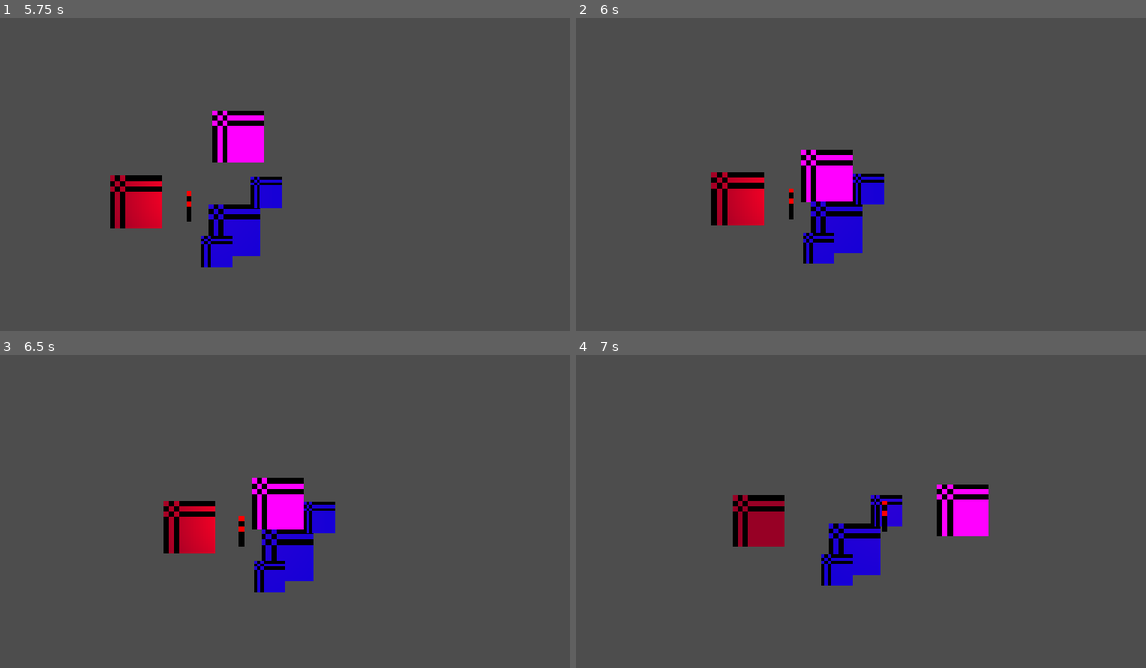
Above: before the commit, frames 1-4 (two rows, left to right).
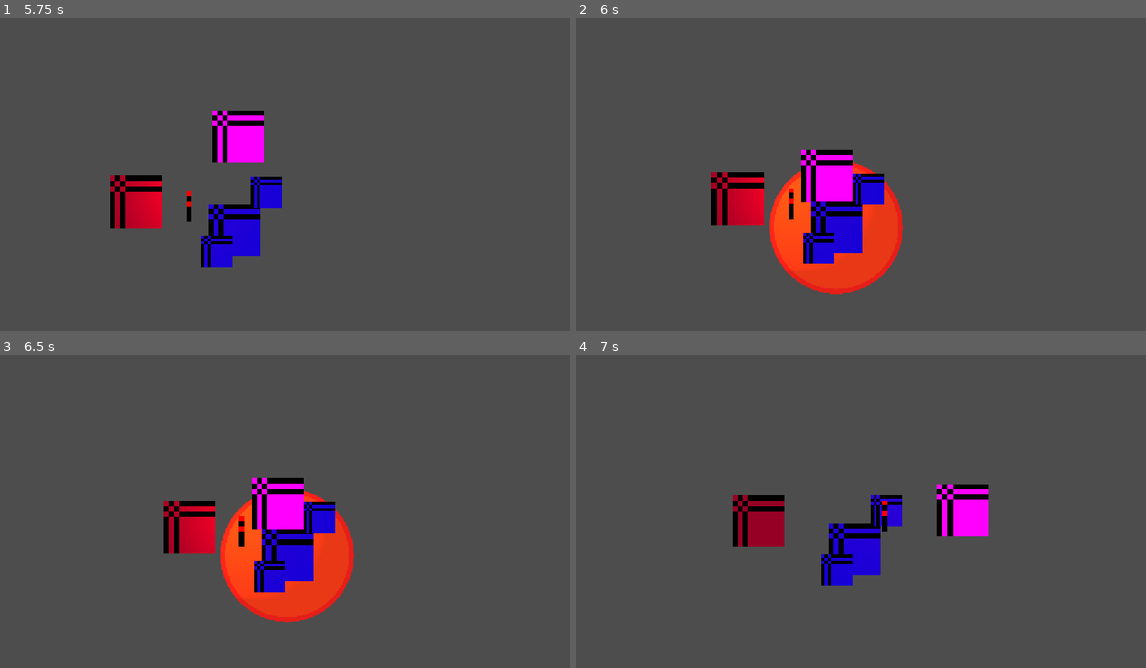
Above: after the commit, the same moments.

Repository: anqilique/GDGJam2-2025
Game: Godot game, scene res://Scenes/start_menu.tscn
The game is run twice, just before and just after one commit, with the same random seed, the same clock (stepped at 60 frames per second) and the same inputs.
Inputs (mouse positions are in pixels of both pictures, inside the frame that each line leads up to):
- Up to frame 1 (5.75 s): click "PLAY" at 0.5 s; move the mouse to (433, 168) at 1.27 s; hold D (fire_cat_move_right) 1.28-2.03 s; click (433, 168) at 1.35 s; move the mouse to (182, 202) at 2.02 s; hold S (fire_cat_move_down) 2.03-2.78 s; tap Space (yarn_cat_pass_torch) at 2.1, 3.6, 5.1 s; move the mouse to (359, 111) at 2.77 s; hold D (fire_cat_move_right) 2.78-3.53 s; click (359, 111) at 2.85 s; move the mouse to (267, 252) at 3.52 s; hold W (fire_cat_move_up) 3.53-4.28 s; move the mouse to (478, 237) at 4.27 s; hold A (fire_cat_move_left) from 4.28 s (still down); click (478, 237) at 4.35 s; move the mouse to (119, 136) at 5.02 s
- Up to frame 2 (6 s): move the mouse to (906, 187) at 5.77 s; release A (fire_cat_move_left) at 5.78 s; hold S (fire_cat_move_down) from 5.78 s (still down); click (906, 187) at 5.85 s
- Up to frame 3 (6.5 s): keep holding S (fire_cat_move_down)
- Up to frame 4 (7 s): move the mouse to (786, 439) at 6.52 s; release S (fire_cat_move_down) at 6.53 s; hold D (fire_cat_move_right) from 6.53 s (still down); tap Space (yarn_cat_pass_torch) at 6.6 s

Frame 1 is identical in both runs. In frame 2, 4.4% of the frame differs, in the area x 33-58%, y 46-89%; in frame 3, 4.3%; in frame 4, nothing differs.

Commit message:
show pass area when inside

Diff:
--- a/Scenes/fire_cat.tscn
+++ b/Scenes/fire_cat.tscn
@@ -18,9 +18,6 @@
 [sub_resource type="CapsuleShape2D" id="CapsuleShape2D_vee4i"]
 radius = 5.0
 height = 10.0
-
-[sub_resource type="CircleShape2D" id="CircleShape2D_vee4i"]
-radius = 15.0333
 
 [node name="FireCat" type="CharacterBody2D" groups=["FireCat"]]
 process_mode = 3
@@ -61,8 +58,3 @@
 [node name="FCatHit" type="Node" parent="StateMachine"]
 script = ExtResource("6_05lf0")
 metadata/_custom_type_script = "uid://b77q21jp2dn0r"
-
-[node name="PassArea2D" type="Area2D" parent="."]
-
-[node name="CollisionShape2D" type="CollisionShape2D" parent="PassArea2D"]
-shape = SubResource("CircleShape2D_vee4i")
--- a/Scenes/start_menu.tscn
+++ b/Scenes/start_menu.tscn
@@ -9,6 +9,7 @@
 script = ExtResource("1_jgtwh")
 
 [node name="PlayButton" type="Button" parent="."]
+layout_mode = 0
 offset_left = 385.0
 offset_top = 110.0
 offset_right = 785.0
@@ -17,6 +18,7 @@
 text = "PLAY"
 
 [node name="ControlsButton" type="Button" parent="."]
+layout_mode = 0
 offset_left = 385.0
 offset_top = 287.0
 offset_right = 785.0
@@ -25,6 +27,7 @@
 text = "CONTROLS"
 
 [node name="CreditsButton" type="Button" parent="."]
+layout_mode = 0
 offset_left = 385.0
 offset_top = 451.0
 offset_right = 785.0
--- a/Scenes/yarn_cat.tscn
+++ b/Scenes/yarn_cat.tscn
@@ -10,6 +10,7 @@
 [ext_resource type="Script" uid="uid://d2wxvba0tns6f" path="res://Scripts/YarnCat/States/YCatDeath.gd" id="5_63v1j"]
 [ext_resource type="Script" uid="uid://cr0mp0gn4lrw" path="res://Scripts/YarnCat/States/YCatHit.gd" id="6_jrn06"]
 [ext_resource type="Script" uid="uid://gxj8aedvk77p" path="res://Scripts/YarnCat/Pass_Torch.gd" id="9_i562e"]
+[ext_resource type="Texture2D" uid="uid://elledndoyhr2" path="res://Assets/Art/circle.png" id="11_ebo8h"]
 
 [sub_resource type="PlaceholderTexture2D" id="PlaceholderTexture2D_8gbba"]
 size = Vector2(10, 10)
@@ -74,13 +75,19 @@
 wait_time = 2.0
 one_shot = true
 
-[node name="PassArea2D" type="Area2D" parent="." node_paths=PackedStringArray("pass_area")]
+[node name="PassArea2D" type="Area2D" parent="." node_paths=PackedStringArray("pass_area", "pass_area_sprite")]
 script = ExtResource("9_i562e")
 pass_area = NodePath(".")
+pass_area_sprite = NodePath("Sprite2D")
 
 [node name="CollisionShape2D" type="CollisionShape2D" parent="PassArea2D"]
 shape = SubResource("CircleShape2D_i562e")
 
+[node name="Sprite2D" type="Sprite2D" parent="PassArea2D"]
+z_index = -1
+scale = Vector2(0.025, 0.025)
+texture = ExtResource("11_ebo8h")
+
 [connection signal="timeout" from="CanDropTimer" to="." method="_on_can_drop_timer_timeout"]
 [connection signal="area_entered" from="PassArea2D" to="PassArea2D" method="_on_area_entered"]
 [connection signal="area_exited" from="PassArea2D" to="PassArea2D" method="_on_area_exited"]
--- a/Scripts/YarnCat/Pass_Torch.gd
+++ b/Scripts/YarnCat/Pass_Torch.gd
@@ -1,6 +1,7 @@
 extends Node
 
 @export var pass_area : Area2D
+@export var pass_area_sprite : Sprite2D
 
 var in_range : bool
 
@@ -18,6 +19,12 @@
 		torch.change_target(Globals.torch_holder)
 
 
+	if in_range:
+		pass_area.show()
+	else:
+		pass_area.hide()
+
+
 func _on_area_entered(area2d: Area2D):
 	if area2d.get_parent().get_groups().has("FireCat"):
 		print("In range")
Binary file added: Assets/Art/circle.png
Not shown, added: Assets/Art/circle.png.import
Not shown: 1 places in Scenes/fire_cat.tscn that only renumber resources
Not shown: 1 places in Scenes/yarn_cat.tscn that only renumber resources
